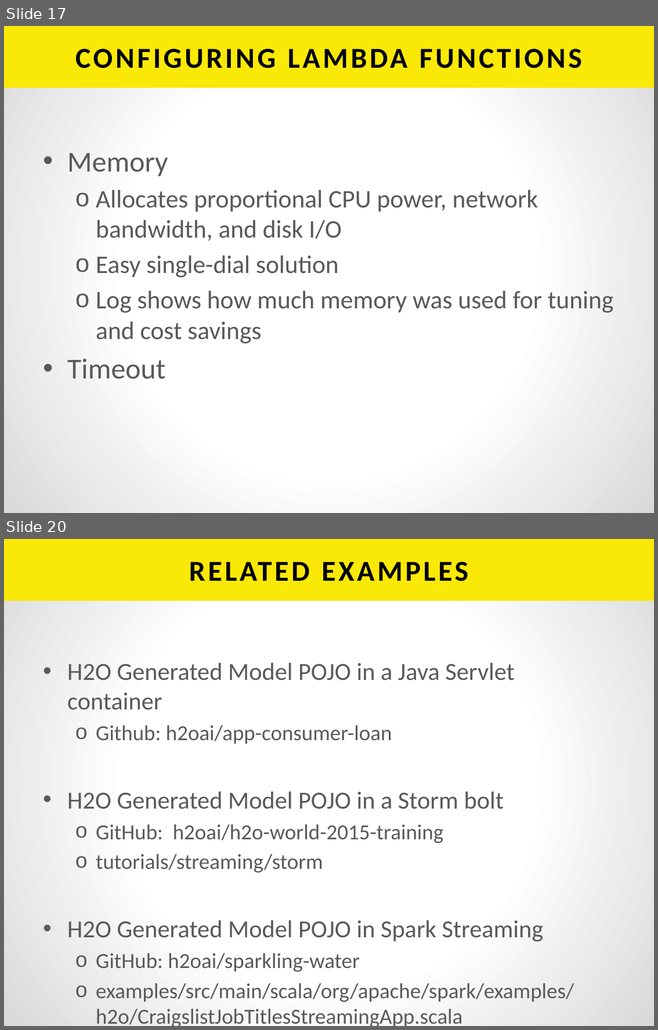
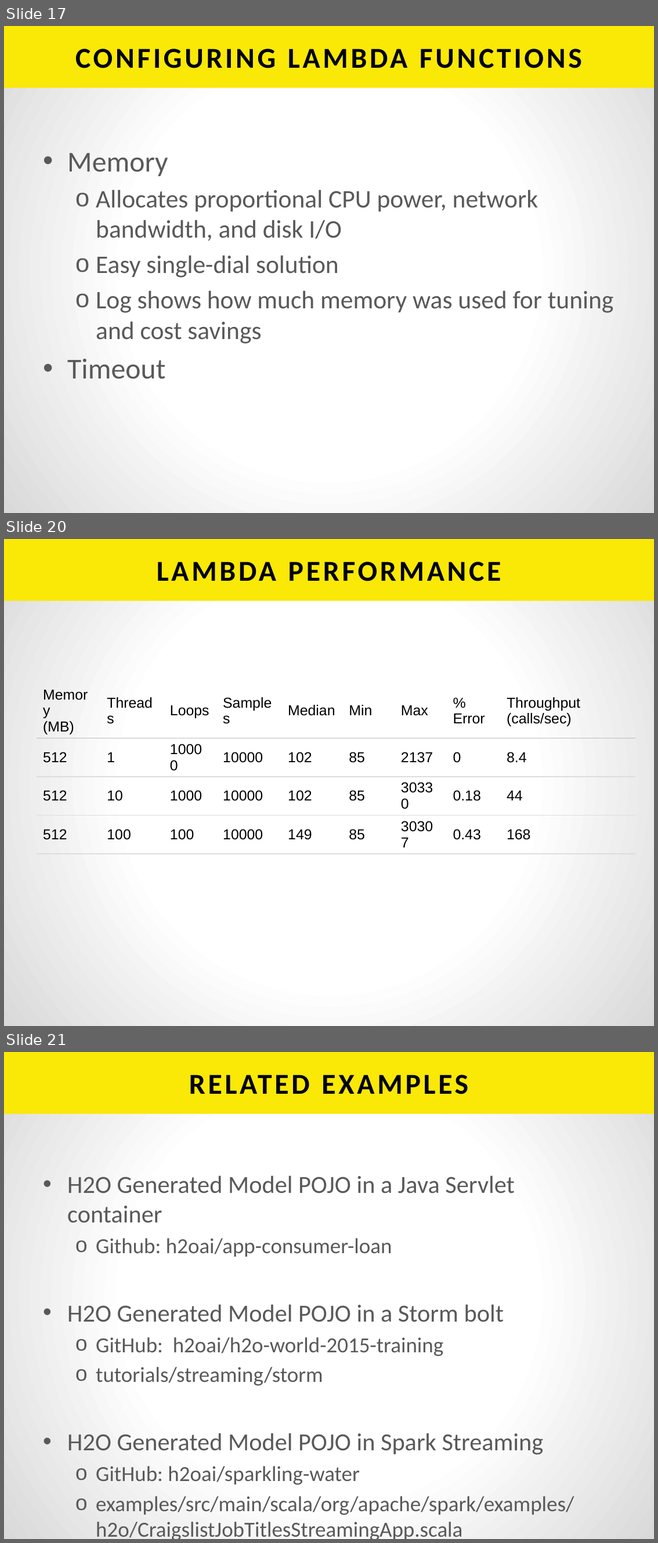
Before and after one commit to h2oai/h2o-tutorials, a slide deck: tutorials/aws-lambda-app/BuildingAnAppWithAWSLambda.pptx. Shown one above the other, each under a label of ours: slides 17 and 20 before the commit, slides 17, 20 and 21 after it; the slides between them are not shown. The pictures are 658x1030 and 658x1543 pixels, drawn with LibreOffice and Linux fonts; fonts in the diff are those of the drawing. Boxes give left, top, right and bottom in pixels: in the first picture for what was removed or moved away, otherwise in the second. Text is boxed around its words. In the diff, an @@ line names an element or a change of style, - is before the commit and + after.

```diff
--- a/tutorials/aws-lambda-app/BuildingAnAppWithAWSLambda.pptx
+++ b/tutorials/aws-lambda-app/BuildingAnAppWithAWSLambda.pptx
@@ slide 20 added at (4, 539, 654, 1026), background gradient #FFFFFF to #D9D9D9; not listed: 1 template element that a slide beside it also shows @@
@@ title added at (157, 562, 501, 581), 32 pt, text #000000, bold @@
+LAMBDA PERFORMANCE
@@ table added at (36, 683, 635, 842), 4 rows, 9 columns @@
+Memory / (MB) | Threads | Loops | Samples | Median | Min | Max | % Error | Throughput / (calls/sec)
+512 | 1 | 10000 | 10000 | 102 | 85 | 2137 | 0 | 8.4
+512 | 10 | 1000 | 10000 | 102 | 85 | 30330 | 0.18 | 44
+512 | 100 | 100 | 10000 | 149 | 85 | 30307 | 0.43 | 168
@@ what was slide 20 is now slide 21 @@
```
Also in this commit, not shown: 2 slides changed.
